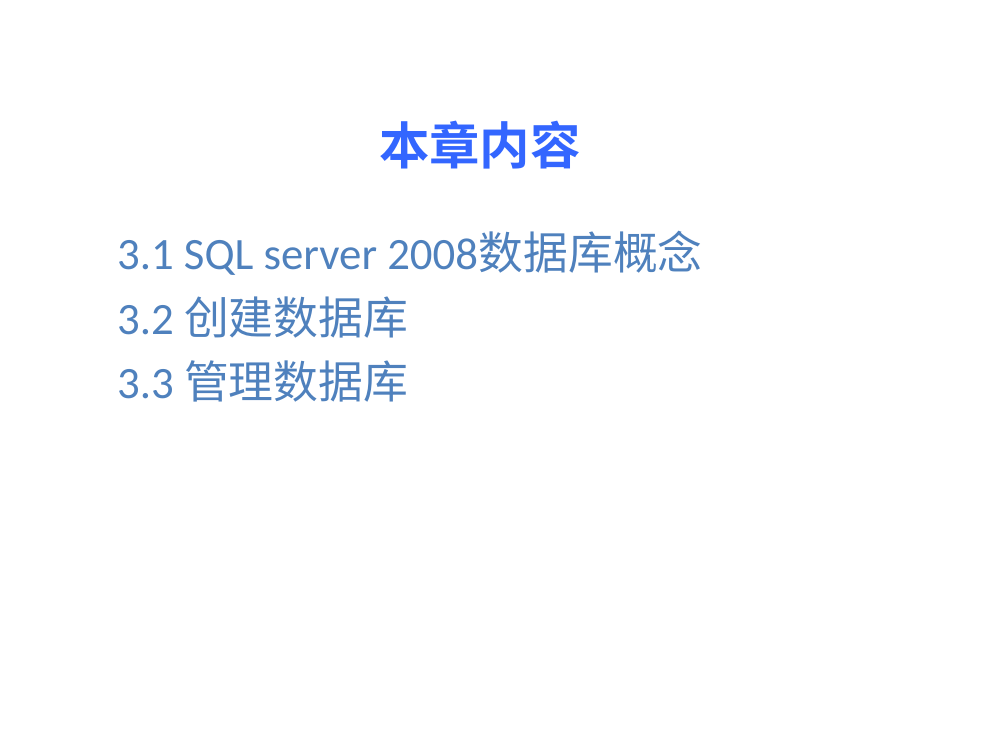
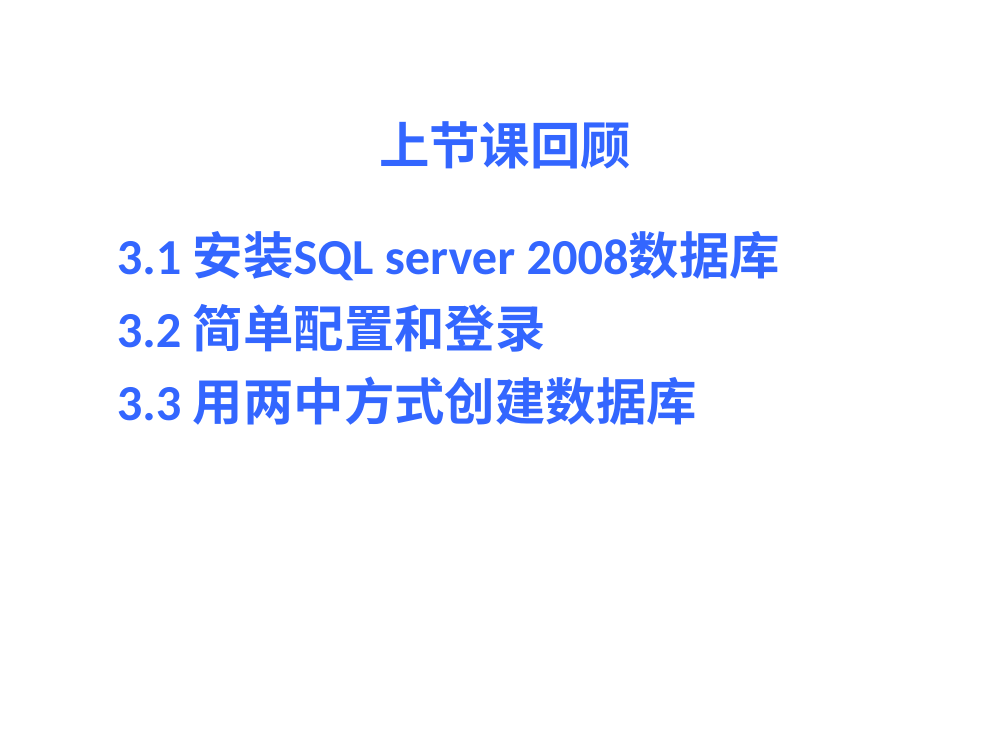
Before and after one commit to yuqingmao2019/MyWorkSpace, a slide deck: slide 3 of 数据库ppt/第3章 .ppt. Drawn at 1008x756 pixels with LibreOffice and Linux fonts; fonts in the diff are those of the drawing; background and template pictures are left out. Boxes give left, top, right and bottom in pixels: in the first picture for what was removed or moved away, otherwise in the second. Text is boxed around its words. In the diff, an @@ line names an element or a change of style, - is before the commit and + after.

Commit message:
数据库练习

```diff
--- a/数据库ppt/第3章 .ppt
+++ b/数据库ppt/第3章 .ppt
@@ title at (x1=379, y1=121, x2=631, y2=169): text changed @@
-本章内容
+上节课回顾
@@ text at (x1=117, y1=231, x2=781, y2=425): text changed; size 32 to 36 pt; text colour #4F81BD to #3366FF; bold on @@
-3.1 SQL server 2008数据库概念
-3.2 创建数据库
-3.3 管理数据库
+3.1 安装SQL server 2008数据库
+3.2 简单配置和登录
+3.3 用两中方式创建数据库
```
Also in this commit, not shown: 3 other files.
